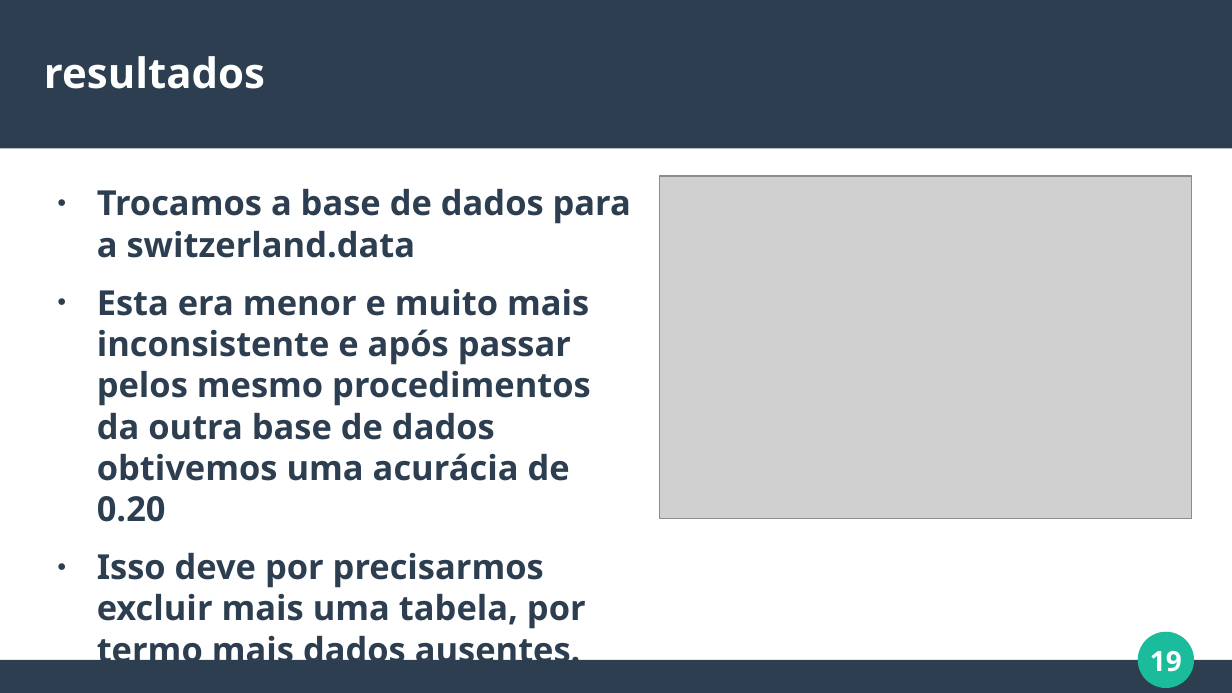
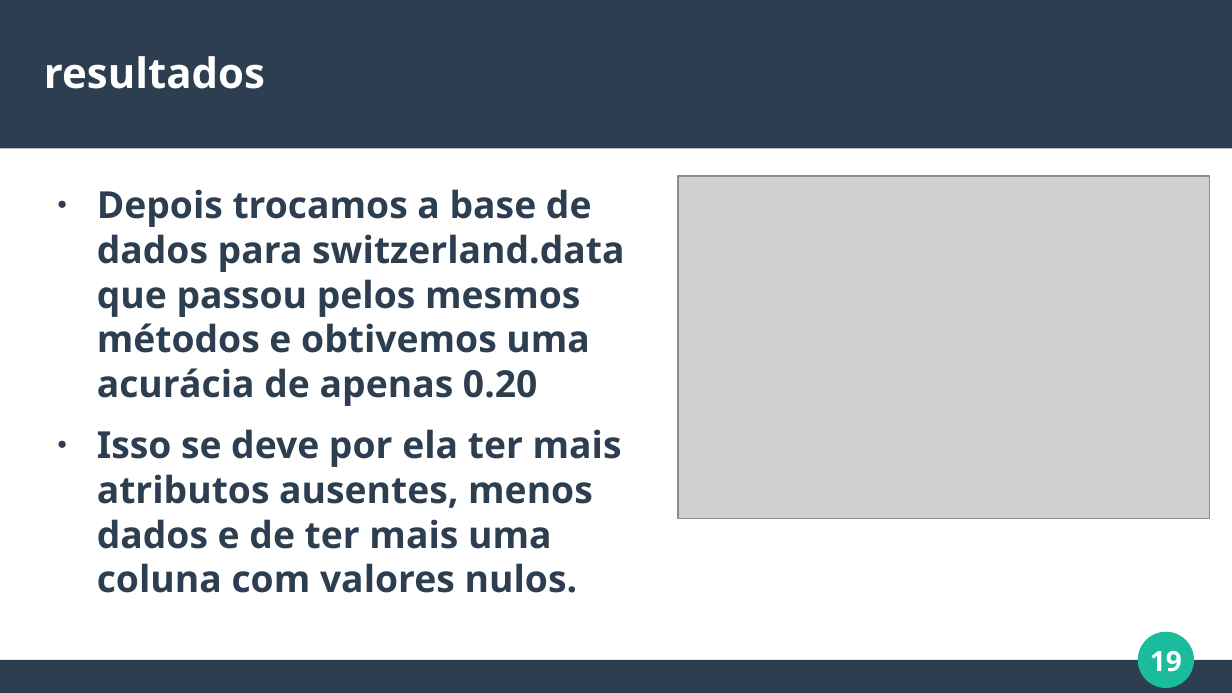
Before and after one commit to gabriel-ferreira-da-silva/Naive-Bayes-On-Heart-Diseases-Data, a slide deck: slide 19 of Slides estatistica.odp. Drawn at 1232x693 pixels with LibreOffice and Linux fonts; fonts in the diff are those of the drawing; grey boxes stand for pictures. Boxes give left, top, right and bottom in pixels: in the first picture for what was removed or moved away, otherwise in the second. Text is boxed around its words. In the diff, an @@ line names an element or a change of style, - is before the commit and + after.

```diff
--- a/Slides estatistica.odp
+++ b/Slides estatistica.odp
@@ picture: place and size @@
-picture at box(661, 176, 1193, 518)
+picture at box(679, 176, 1211, 518)
@@ text at box(97, 189, 624, 593): text changed; size 22.2 to 24 pt @@
-● Trocamos a base de dados para a switzerland.data
-● Esta era menor e muito mais inconsistente e após passar pelos mesmo procedimentos da outra base de dados obtivemos uma acurácia de 0.20
-● Isso deve por precisarmos excluir mais uma tabela, por termo mais dados ausentes.
+● Depois trocamos a base de dados para switzerland.data que passou pelos mesmos métodos e obtivemos uma acurácia de apenas 0.20
+● Isso se deve por ela ter mais atributos ausentes, menos dados e de ter mais uma coluna com valores nulos.
```
Also in this commit, not shown: 8 other slides changed, 1 slide added, 1 other file.
